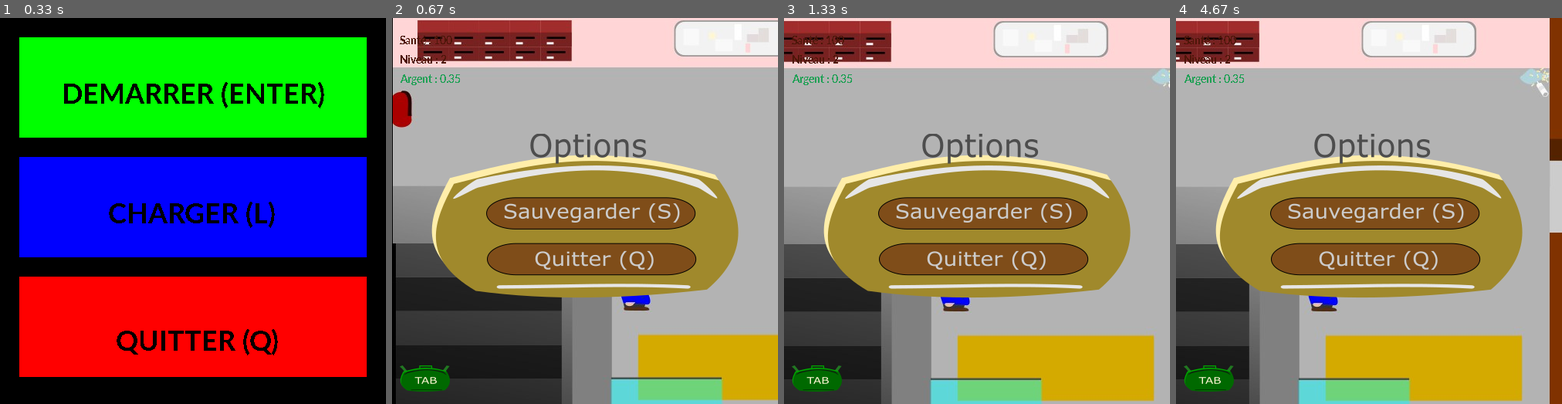
Above: before the commit, frames 1-4 (left to right).
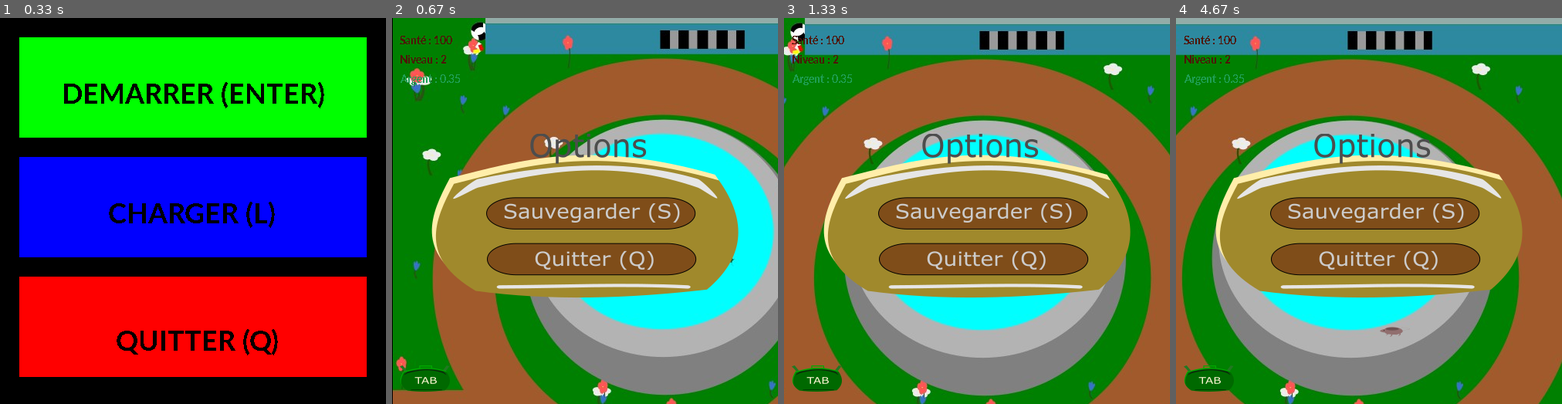
Above: after the commit, the same moments.

Repository: BastienChicot/GusGame
Game: pygame game, started from GusOut.py
Same seed, same stepped clock (60 frames per second), same inputs: the game is played once before the commit and once after it.
Inputs:
- Up to frame 1 (0.33 s): no input
- Up to frame 2 (0.67 s): tap L at 0.33 s
- Up to frame 3 (1.33 s): hold Right 0.67-1.13 s; hold Up from 1.17 s (still down)
- Up to frame 4 (4.67 s): release Up at 1.47 s; hold Right 1.5-1.97 s; hold Left 2-2.53 s; hold Down 2.57-2.87 s; hold Left 2.9-3.3 s; hold Up 3.33-3.7 s; hold Right 3.73-4.37 s; hold Down from 4.4 s (still down)

Frame 1 is identical in both runs. In frame 2, 68% of the frame differs, in the area x 0-100%, y 0-100%; in frame 3, 69%; in frame 4, 69%.

Commit message:
level2NE

Diff:
--- a/Level/Levels.py
+++ b/Level/Levels.py
@@ -454,3 +454,44 @@
     gameDisplay.blit(fond, (screen_x,screen_y))
 
     return(liste_mur)
+
+def level_2NE(gameDisplay,screen_x,screen_y):
+
+    fond=pygame.image.load('Level/level_2NE.jpg').convert()
+    fond_width,fond_height = fond.get_rect().size
+
+    #HAIE
+    mur0 = wall(823,364,107,350,screen_x,screen_y)
+    mur1 = wall(771,433,55,75,screen_x,screen_y)
+
+    #MUR BATIMENT
+    mur2 = wall(116,0,885,20,screen_x,screen_y)
+    mur3 = wall(768,20,240,20,screen_x,screen_y)
+    mur4 = wall(884,40,110,20,screen_x,screen_y)
+    mur5 = wall(120,0,50,35,screen_x,screen_y)
+
+    #FONTAINE
+    mur6 = wall(282,275,57,75,screen_x,screen_y)
+
+    #POUBELLE
+    mur7 = wall(627,180,40,20,screen_x,screen_y)
+
+    #limites
+    mur8 = wall(0,0,1000,2,screen_x,screen_y)
+    mur9 = wall(998,0,10,707,screen_x,screen_y)
+    mur10 = wall(0,705,920,10,screen_x,screen_y)
+    mur11 = wall(-10,0,11,430,screen_x,screen_y)
+    mur12 = wall(-10,552,11,155,screen_x,screen_y)
+
+    liste_mur = [mur0,mur1,mur2,mur3,mur4,mur5,mur6,mur7,
+                 mur8,mur9,mur10,mur11,mur12,
+                  ]
+
+    for mur in liste_mur:
+        pygame.draw.rect(gameDisplay,black,mur)
+
+    #PNJ
+
+    gameDisplay.blit(fond, (screen_x,screen_y))
+
+    return(liste_mur)
--- a/Story/histoire.py
+++ b/Story/histoire.py
@@ -646,6 +646,9 @@
     y_change = 0
     gugus = gugus_face
 
+    ##ESPACE
+    level_display = "level2E"
+
     #CREATION ET CARACTERISTIQUES PNJ
     speed_y = 0
     speed_x = -1
@@ -674,7 +677,7 @@
         elif frame_count > 15:
             a=1
 
-        liste_mur = level_2(screen,screen_x,screen_y)
+        liste_mur = level_2NE(screen,screen_x,screen_y)
 
         if rat2.side == "left":
             rat2 = pnj(spawn_x,spawn_y,screen_x,screen_y,rat_left,'left')
Binary file added: Level/level_2NE.jpg
